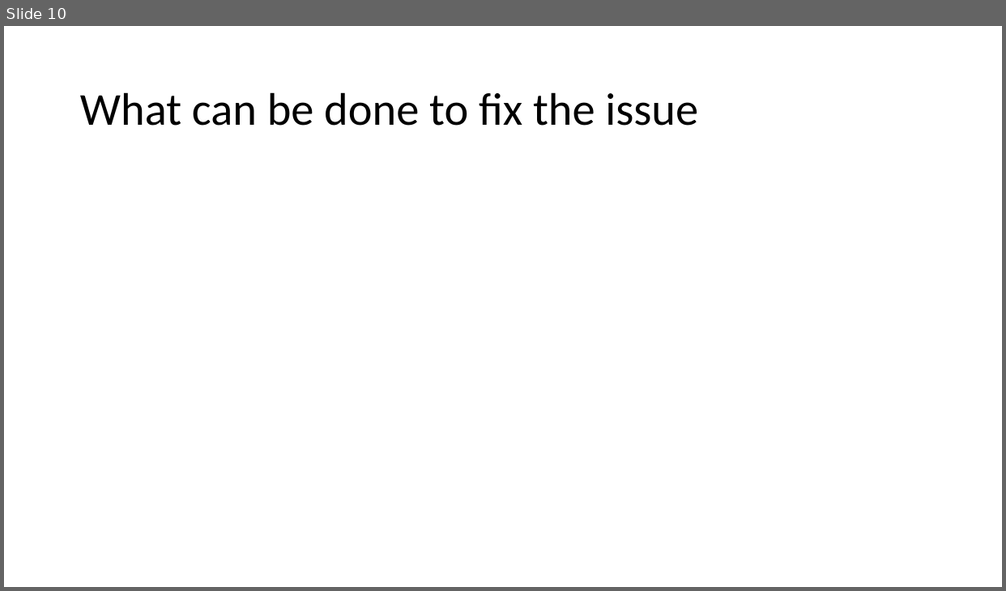
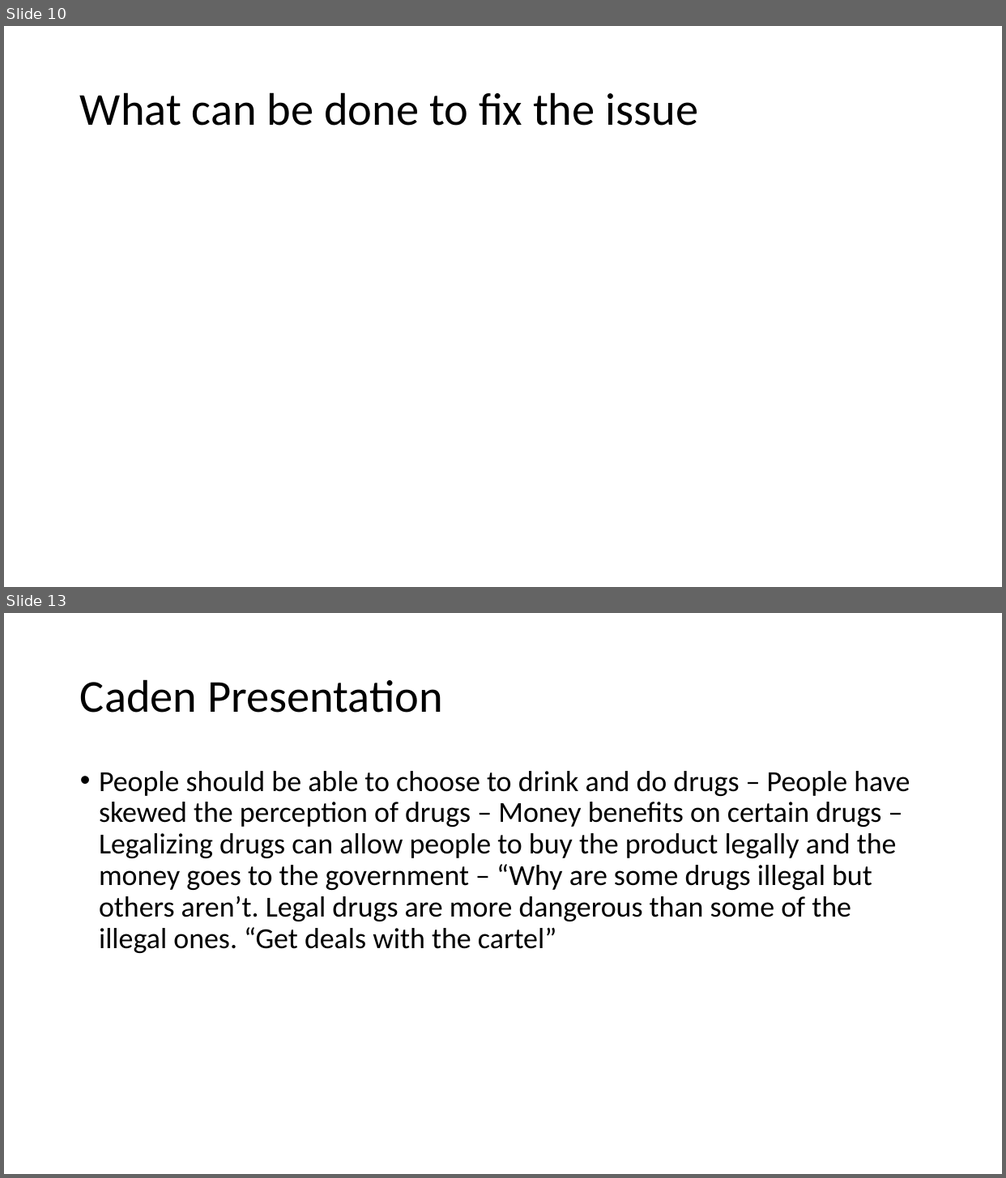
Before and after one commit to Sk1ttlelol/English-2010, a slide deck: costs of living A1 with slides.pptx. Shown one above the other, each under a label of ours: slide 10 before the commit, slides 10 and 13 after it; the slides between them are not shown. The pictures are 1006x591 and 1006x1178 pixels, drawn with LibreOffice and Linux fonts; fonts in the diff are those of the drawing. Boxes give left, top, right and bottom in pixels: in the first picture for what was removed or moved away, otherwise in the second. Text is boxed around its words. In the diff, an @@ line names an element or a change of style, - is before the commit and + after.

```diff
--- a/costs of living A1 with slides.pptx
+++ b/costs of living A1 with slides.pptx
@@ slide 13 added at [4, 613, 1002, 1174], background #FFFFFF @@
@@ title added at [80, 679, 443, 713], 44 pt, text #000000 @@
+Caden Presentation
@@ text added at [99, 771, 910, 953], 28 pt, text #000000 @@
+• People should be able to choose to drink and do drugs – People have skewed the perception of drugs – Money benefits on certain drugs – Legalizing drugs can allow people to buy the product legally and the money goes to the government – “Why are some drugs illegal but others aren’t. Legal drugs are more dangerous than some of the illegal ones. “Get deals with the cartel”
```
Also in this commit, not shown: 2 other slides added.
